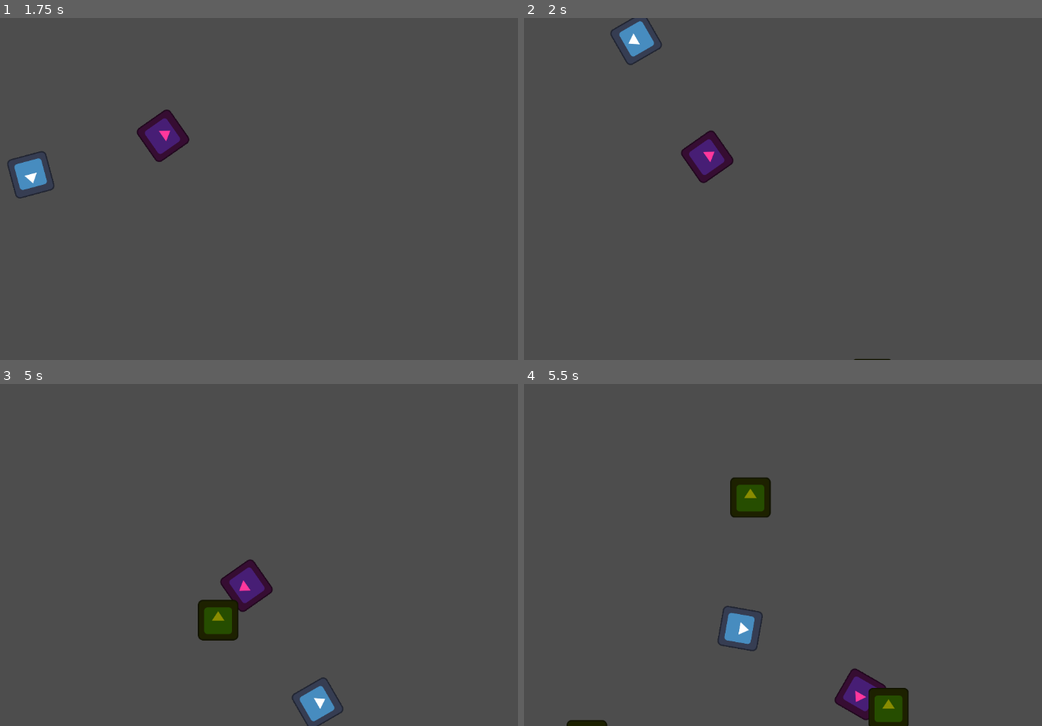
Above: before the commit, frames 1-4 (two rows, left to right).
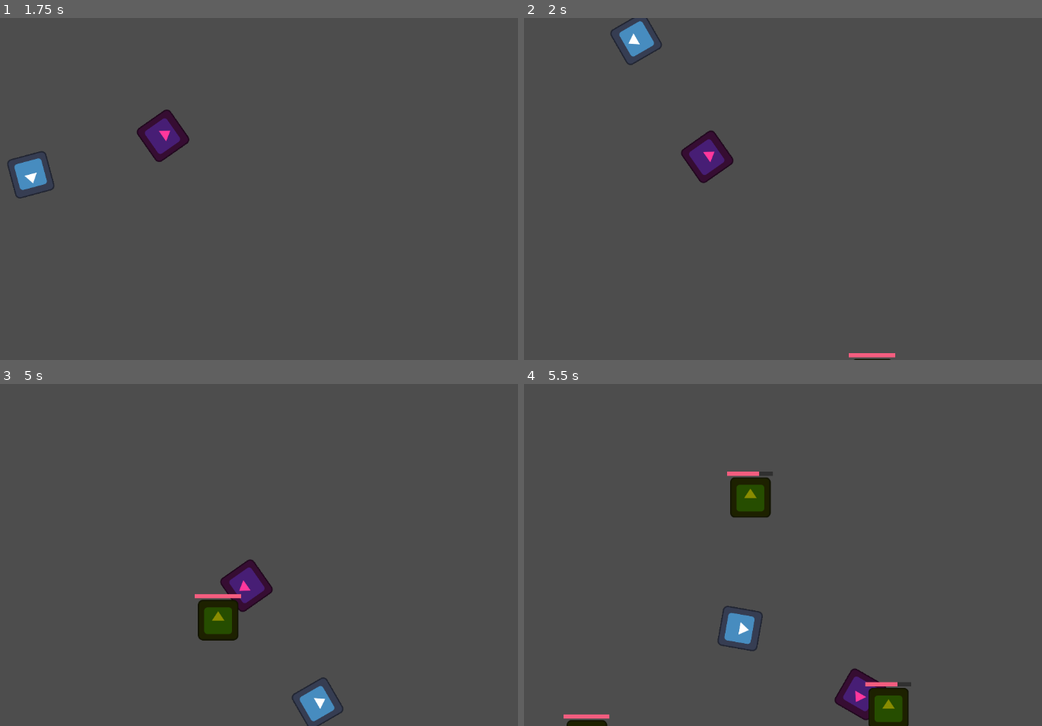
Above: after the commit, the same moments.

Repository: arrowira/cookiejam4
Game: Godot game, scene res://scenes/main.tscn
Two runs of this game, one before a commit and one after it. Both use one fixed random seed, a clock stepped at 60 frames per second and the inputs below. The engine's default icon, where the game draws it, is replaced by a stand-in: a white triangle on a blue panel in a dark square.
Inputs:
- Up to frame 1 (1.75 s): tap Space (space) at 0.6, 1.35 s
- Up to frame 2 (2 s): no input
- Up to frame 3 (5 s): tap Space (space) every 0.75 s from 2.1 to 4.35 s
- Up to frame 4 (5.5 s): tap Space (space) at 5.1 s

Frame 1 is identical in both runs. In frame 2, 0.1% of the frame differs, in the area x 62-72%, y 97-100%; in frame 3, 0.1%; in frame 4, 0.3%, in the area x 7-75%, y 25-98%.

Commit message:
nice health bars

Diff:
--- a/cookie-jam-4/grunt.gd
+++ b/cookie-jam-4/grunt.gd
@@ -5,6 +5,8 @@
 var towardsPlayer = Vector2.RIGHT
 var inKB = false
 
+func _ready() -> void:
+	$healthBar.value = 100
 
 # Called every frame. 'delta' is the elapsed time since the previous frame.
 func _process(delta: float) -> void:
@@ -18,6 +20,8 @@
 		towardsPlayer = (player-global_position).normalized()
 		position+=towardsPlayer
 
+func death():
+	queue_free()
 
 
 func damage(amt):
@@ -25,7 +29,13 @@
 	apply_central_impulse(kbVector)
 	health-=amt
 
+
+	if health <= 0:
+		health = 0
+		death()
+
 	inKB = true
+	$healthBar.value = health
 	$knockback.start()
 
 
--- a/cookie-jam-4/scenes/grunt.tscn
+++ b/cookie-jam-4/scenes/grunt.tscn
@@ -1,10 +1,16 @@
-[gd_scene load_steps=4 format=3 uid="uid://ju1srch0urr3"]
+[gd_scene load_steps=6 format=3 uid="uid://ju1srch0urr3"]
 
 [ext_resource type="Script" uid="uid://ci8au2bb73kv8" path="res://grunt.gd" id="1_6upo6"]
 [ext_resource type="Texture2D" uid="uid://dxemllkettkn5" path="res://icon.svg" id="1_usvl4"]
 
 [sub_resource type="RectangleShape2D" id="RectangleShape2D_6upo6"]
 size = Vector2(122, 123)
+
+[sub_resource type="StyleBoxFlat" id="StyleBoxFlat_6upo6"]
+bg_color = Color(0.18717611, 0.18717617, 0.18717602, 1)
+
+[sub_resource type="StyleBoxFlat" id="StyleBoxFlat_t8odd"]
+bg_color = Color(0.9577791, 0.36502913, 0.49762583, 1)
 
 [node name="grunt" type="RigidBody2D"]
 mass = 10.0
@@ -25,4 +31,13 @@
 
 [node name="grunt" type="Node" parent="."]
 
+[node name="healthBar" type="ProgressBar" parent="."]
+offset_left = -75.0
+offset_top = -83.0
+offset_right = 71.0
+offset_bottom = -70.0
+theme_override_styles/background = SubResource("StyleBoxFlat_6upo6")
+theme_override_styles/fill = SubResource("StyleBoxFlat_t8odd")
+show_percentage = false
+
 [connection signal="timeout" from="knockback" to="." method="_on_knockback_timeout"]
